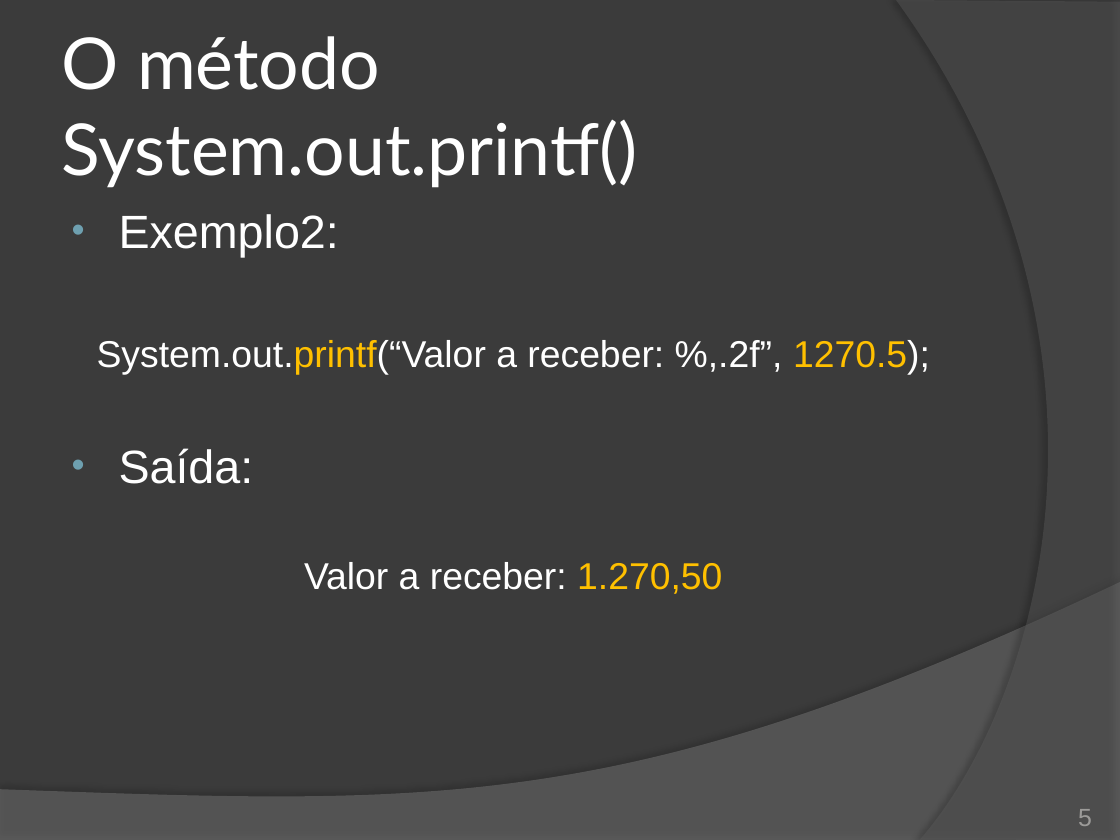
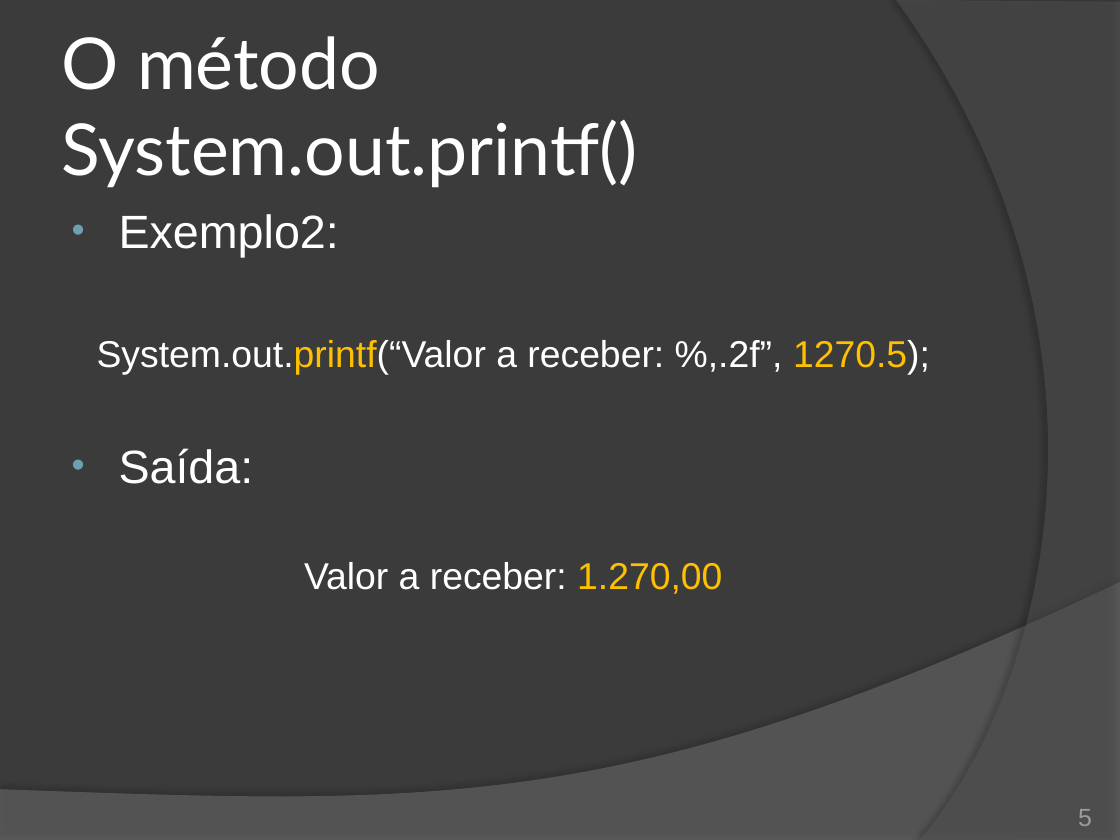
Before and after one commit to duchesqui/slzvieira-training, a slide deck: slide 5 of trunk/2-Java-Programmer-Modulo-II/02.Capitulo01.pptx. Drawn at 1120x840 pixels with LibreOffice and Linux fonts; fonts in the diff are those of the drawing. Boxes give left, top, right and bottom in pixels: in the first picture for what was removed or moved away, otherwise in the second. Text is boxed around its words. In the diff, an @@ line names an element or a change of style, - is before the commit and + after.

```diff
--- a/trunk/2-Java-Programmer-Modulo-II/02.Capitulo01.pptx
+++ b/trunk/2-Java-Programmer-Modulo-II/02.Capitulo01.pptx
@@ text at (x1=304, y1=562, x2=722, y2=594): text changed @@
-Valor a receber: 1.270,50
+Valor a receber: 1.270,00
```
Also in this commit, not shown: 1 other slide changed, 7 other files.
